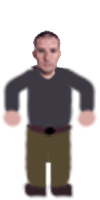
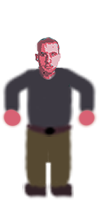
Two versions of the same layered image (100 x 200). Layer-by-layer changes:
added layer "Daigo_portrait" in group "Group 1" over [33, 36, 70, 87]
hid "Head" (2nd of 2, in "Group 1") over [28, 30, 62, 81]
painted on "Arm1 copy" over [3, 108, 22, 127]
painted on "Arm1" over [78, 110, 95, 126]
